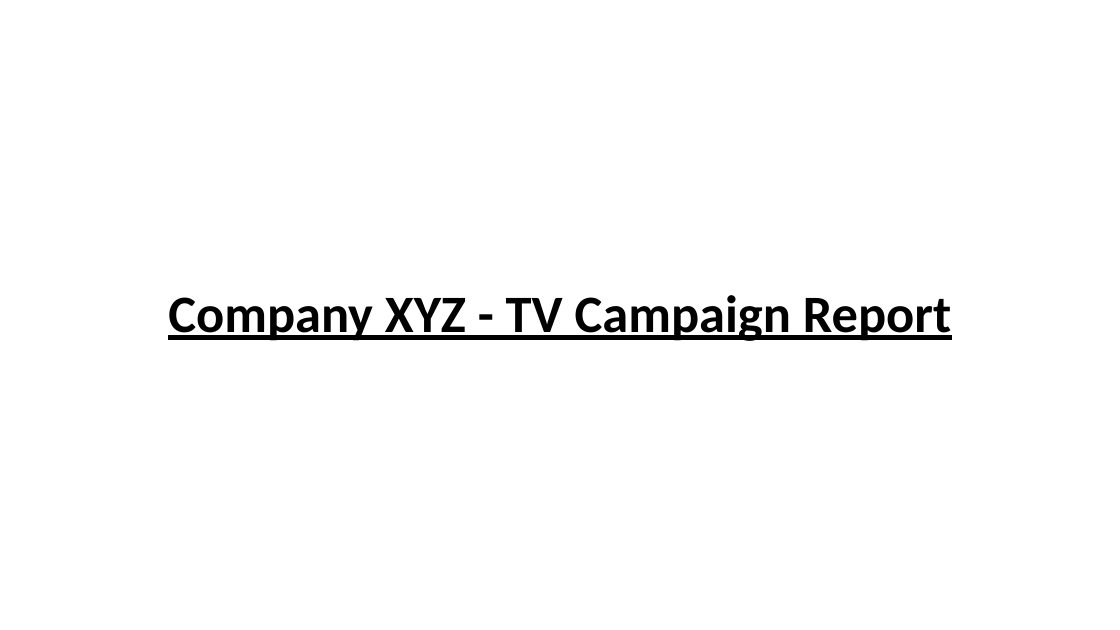
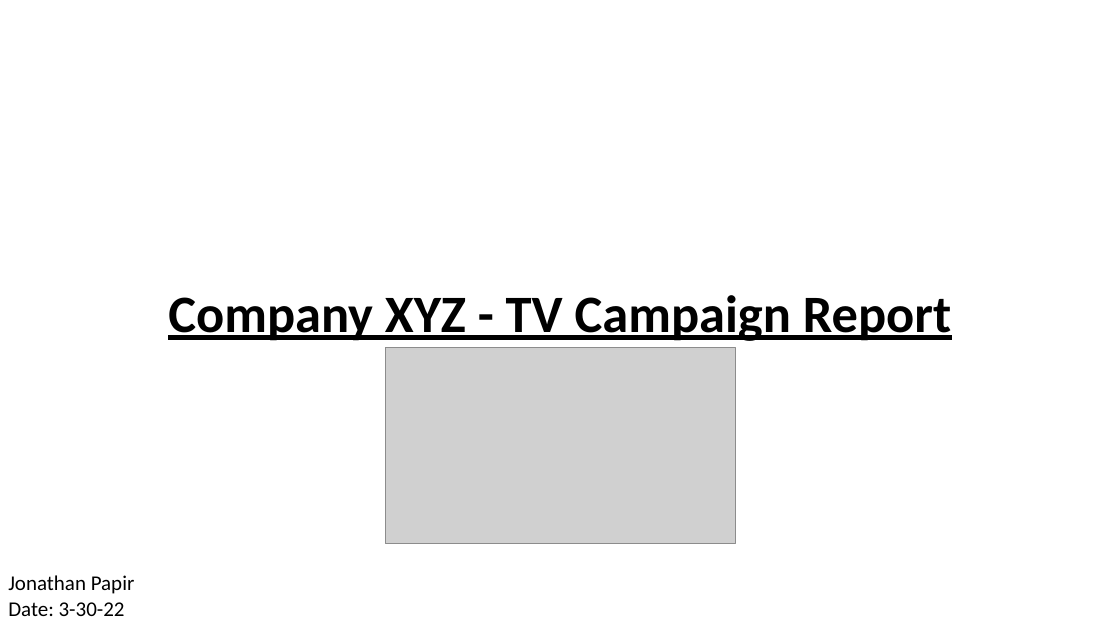
Before and after one commit to papir805/telepulse_ad_campaign_report, a slide deck: slide 1 of companyxyz_presentation.pptx. Drawn at 1120x630 pixels with LibreOffice and Linux fonts; fonts in the diff are those of the drawing; grey boxes stand for pictures. Boxes give left, top, right and bottom in pixels: in the first picture for what was removed or moved away, otherwise in the second. Text is boxed around its words. In the diff, an @@ line names an element or a change of style, - is before the commit and + after.

```diff
--- a/companyxyz_presentation.pptx
+++ b/companyxyz_presentation.pptx
@@ picture added at [385, 348, 735, 544] @@
@@ text added at [8, 575, 135, 616], 18 pt, text #000000 @@
+Jonathan Papir
+Date: 3-30-22
```
Also in this commit, not shown: 16 other slides changed, 1 slide added, 1 slide removed, 17 other files.
